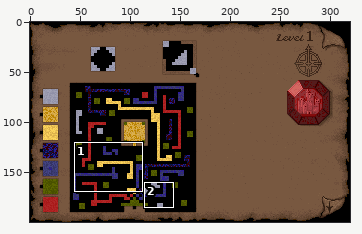
Edited in one commit: sprite sheet (Misc/Maps/UW2/UW2_EV1.png). Above, an overview of the earlier version with the close-up marked.
Close-up. Old version:
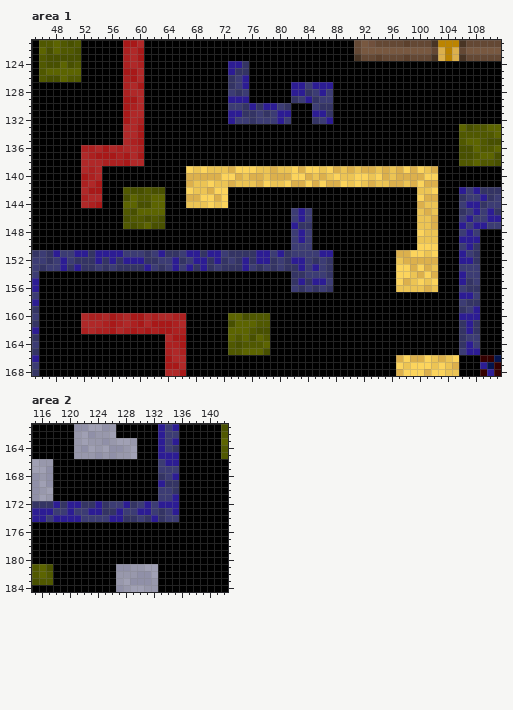
The file is 320x200 pixels. Colours within 5 levels of each other are drawn and written as one. Shown: area 1: x 45..111, y 121..168; area 2: x 115..142, y 161..184. The commit also changed other parts of the picture, which this record leaves out.
Once edited:
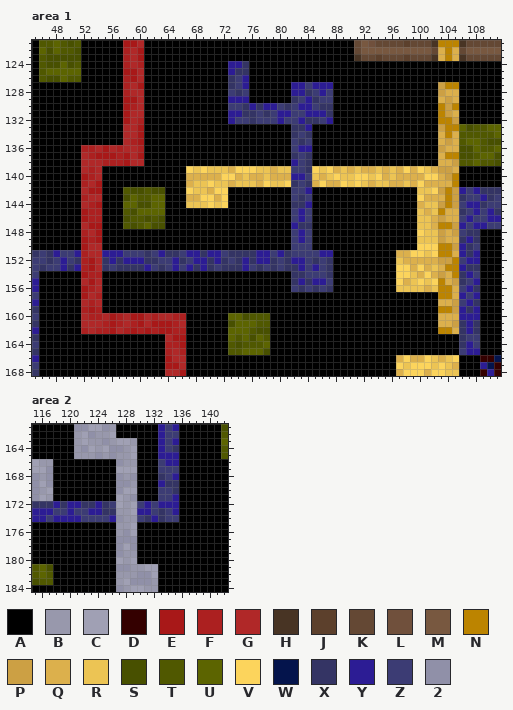
Palette (. is transparent): A #000000  B #9898ac  C #a0a0b4  D #340000  E #a81818  F #ac2020  G #b02828  H #483424  J #5c402c  K #644834  L #70503c  M #785840  N #bc8400  P #cca044  Q #dcb04c  R #ecc454  S #485000  T #505800  U #5c6400  V #fcd45c  W #04144c  X #343464  Y #2c1c94  Z #3c3c74  2 #9090a8
What changed:
Area 1:
y 127: x 103..105 AAA -> PNN
y 128: x 103..105 AAA -> PQQ
y 129: x 103..105 AAA -> QPQ
y 130: x 82..84 AAA -> ZYY; x 103..105 AAA -> NPN
y 131: x 82..84 AAA -> ZZY; x 103..105 AAA -> NPQ
y 132: x 82..84 AAA -> ZYX; x 103..105 AAA -> NNP
y 133: x 82..84 AAA -> XXY; x 103..105 AAA -> PNN
y 134: x 82..84 AAA -> XZX; x 103..105 AAA -> QNQ
y 135: x 82..84 AAA -> ZXZ; x 103..105 AAA -> QPQ
y 136: x 82..84 AAA -> ZYY; x 103..105 AAA -> PQQ
y 137: x 82..84 AAA -> XZX; x 103..105 AAA -> QNN
y 138: x 82..84 AAA -> YZX; x 103..105 AAA -> QQP
y 139: x 82..84 VQV -> ZZX; x 103..105 AAA -> PPQ
y 140: x 82..84 VVQ -> YYZ; x 103..105 AAA -> QPN
y 141: x 82..84 QQV -> XZX; x 103..105 AAA -> QQN
y 142: x 82..84 AAA -> ZZY; x 103..105 AAA -> PNP
y 143: x 82..84 AAA -> ZXZ; x 103..105 AAA -> QNP
y 144: x 82..84 AAA -> XXY; x 103..105 AAA -> PNP
y 145: x 52..54 AAA -> EFF; x 103..105 AAA -> NQQ
y 146: x 52..54 AAA -> EFF; x 103..105 AAA -> PQQ
y 147: x 52..54 AAA -> GEE; x 103..105 AAA -> NNP
y 148: x 52..54 AAA -> FGE; x 103..105 AAA -> PQP; x 107..108 YZ -> XX
y 149: x 52..54 AAA -> EFE; x 103..106 AAAY -> PQQX; x 108 Y -> X
y 150: x 52..54 AAA -> EGG; x 103..108 AAAZYX -> NNPYXZ
y 151: x 52..54 YXY -> FGG; x 103..105 AAA -> NNQ; x 107..108 ZX -> XY
y 152: x 52..54 XXY -> FEG; x 103..106 AAAY -> PPNZ; x 108 X -> Y
y 153: x 52..54 XXZ -> FEG; x 103..108 AAAZZZ -> QNNYXX
y 154: x 52..54 AAA -> EFF; x 103..107 AAAYZ -> PQNXY
y 155: x 52..54 AAA -> GEG; x 103..108 AAAYXZ -> NQPXZY
y 156: x 52..54 AAA -> EFG; x 103..105 AAA -> NNQ; x 107 X -> Y
y 157: x 52..54 AAA -> EGF; x 103..105 AAA -> NNQ; x 107..108 YZ -> ZY
y 158: x 52..54 AAA -> GFG; x 103..105 AAA -> QQP; x 107 X -> Y
y 159: x 52..54 AAA -> FEF; x 103..107 AAAXZ -> NNPYX
y 160: x 103..105 AAA -> QQQ
y 161: x 103..105 AAA -> QQP
y 162: x 103..105 AAA -> NNQ
Area 2:
y 166: x 127..129 AAA -> 2BB
y 167: x 127..129 AAA -> CCC
y 168: x 127..129 AAA -> 2B2
y 169: x 127..129 AAA -> 22B
y 170: x 127..129 AAA -> 2CC
y 171: x 127..129 AAA -> CB2
y 172: x 127..129 ZYX -> CBC
y 173: x 127..129 YZZ -> BBC
y 174: x 127..129 YXX -> 2BB
y 175: x 127..129 AAA -> BBC
y 176: x 127..129 AAA -> B2C
y 177: x 127..129 AAA -> 222
y 178: x 127..129 AAA -> 2C2
y 179: x 127..129 AAA -> 2BB
y 180: x 127..129 AAA -> CBC
